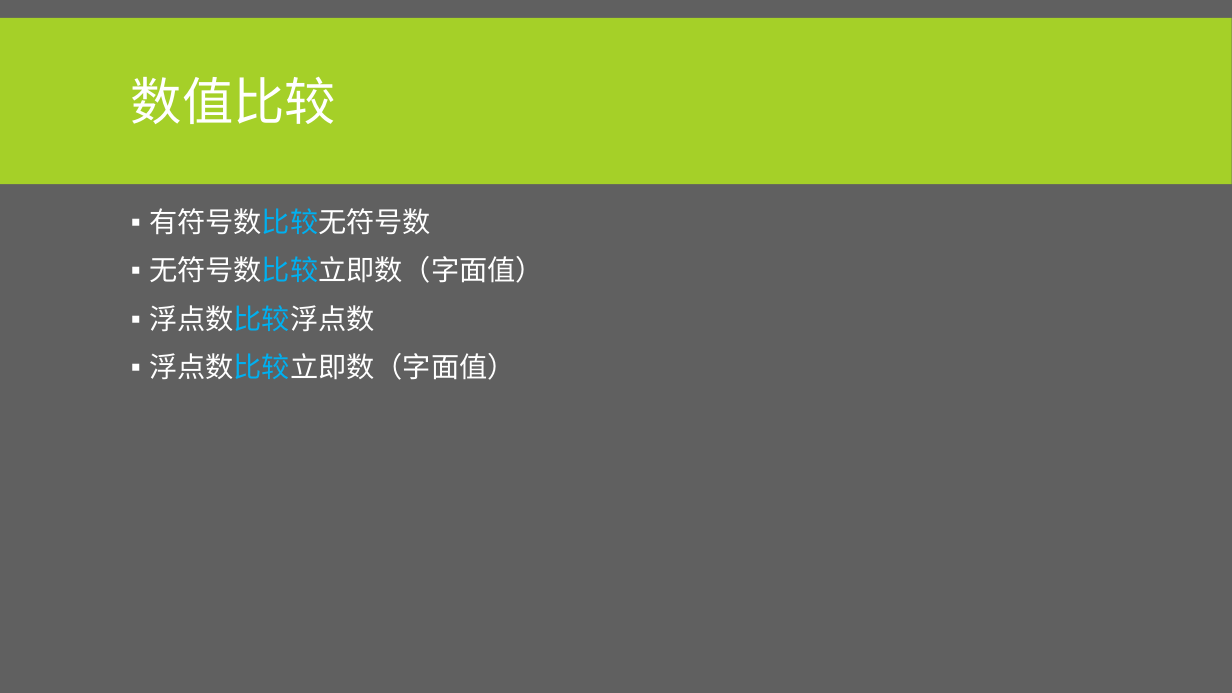
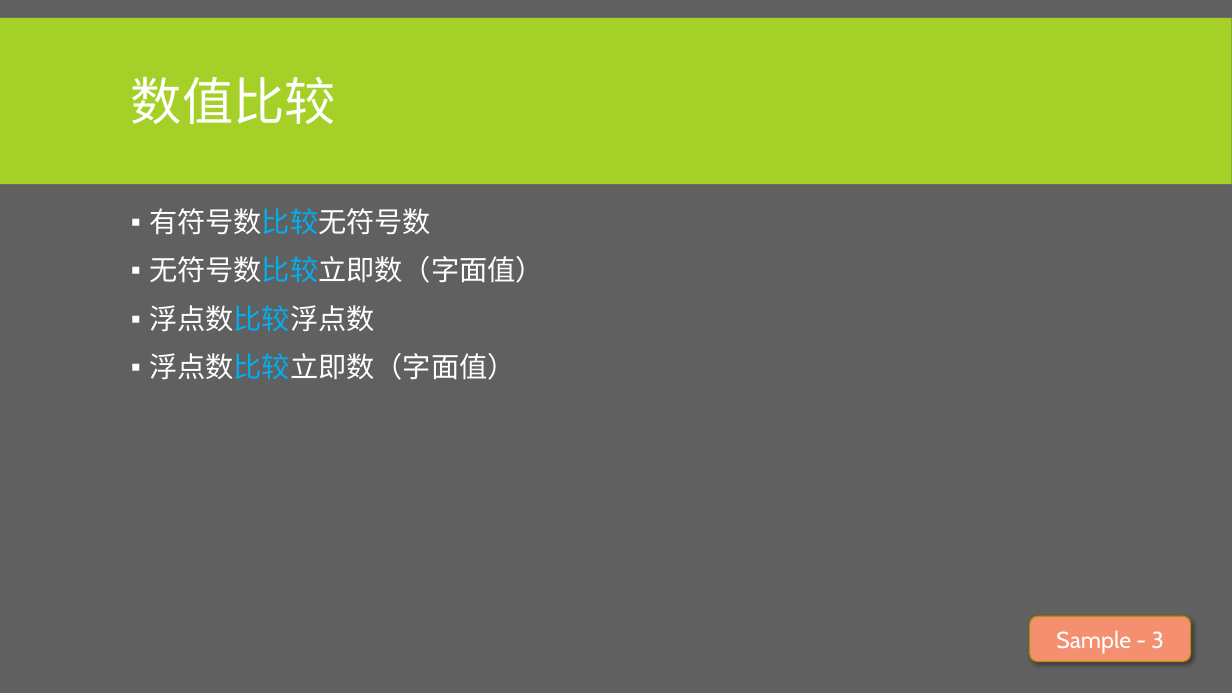
Before and after one commit to albertclass/Lessons, a slide deck: slide 16 of advance c++/courseware.pptx. Drawn at 1232x693 pixels with LibreOffice and Linux fonts; fonts in the diff are those of the drawing. Boxes give left, top, right and bottom in pixels: in the first picture for what was removed or moved away, otherwise in the second. Text is boxed around its words. In the diff, an @@ line names an element or a change of style, - is before the commit and + after.

```diff
--- a/advance c++/courseware.pptx
+++ b/advance c++/courseware.pptx
@@ rounded rectangle added at bbox=[1031, 616, 1191, 662], fill #F48F70, outline #BD8E00 1 pt, 18 pt, text #FFFFFF @@
+Sample - 3
```
Also in this commit, not shown: 9 other slides changed, 4 slides added, 3 other files.
